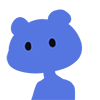
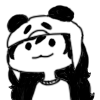
Layer changes from the first 100x100 image to the second:
added layer "Lag 2" above "Lag 1" over <box>5,4,95,100</box>
hid "Lag 1", opacity 100% → 42%, painted on it over <box>6,9,83,100</box>
